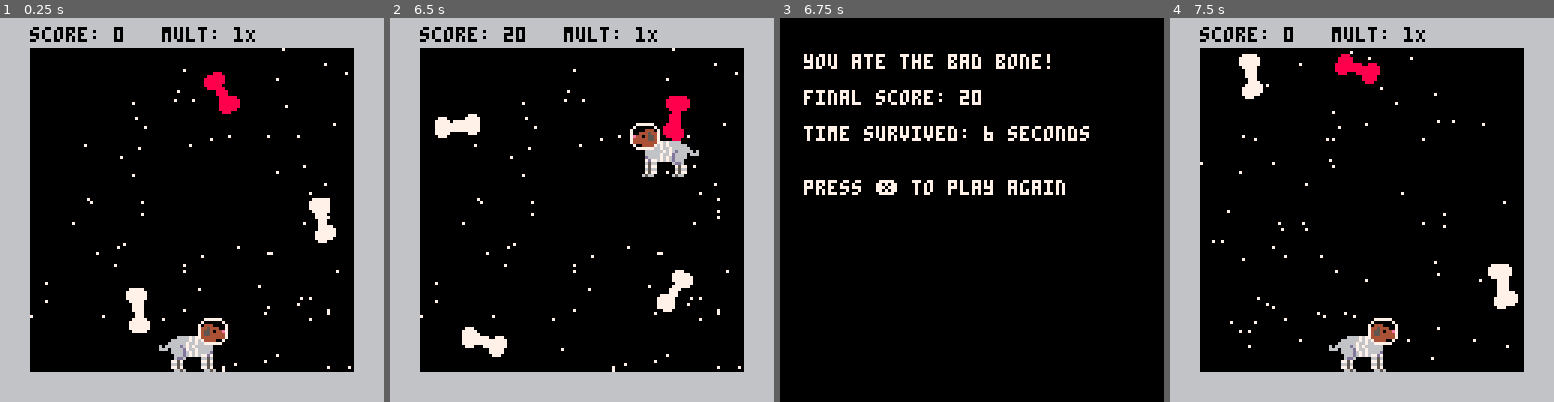
Above: before the commit, frames 1-4 (left to right).
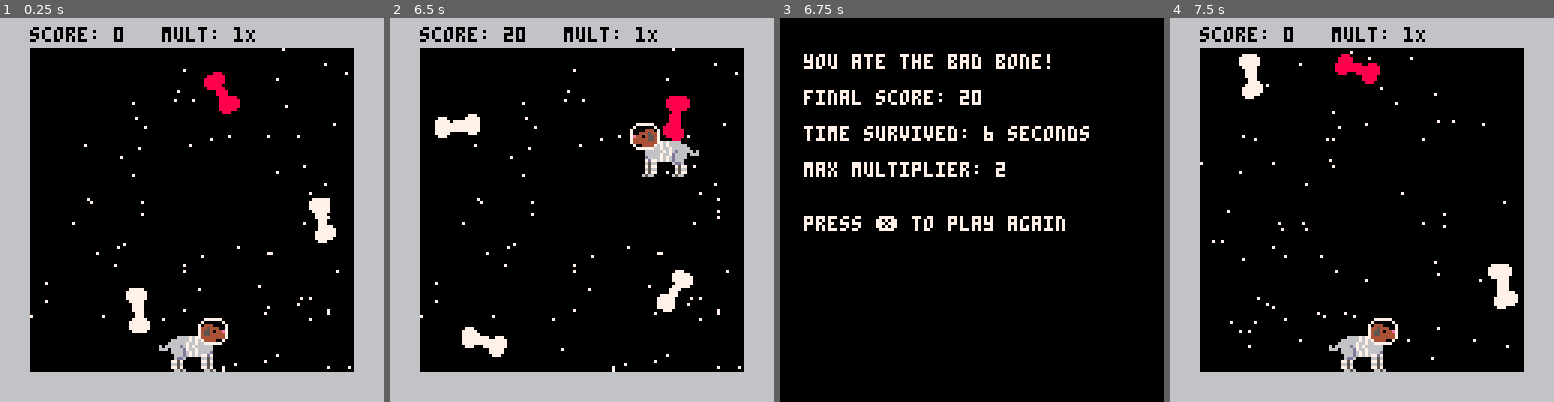
Above: after the commit, the same moments.

Repository: MiniMechMedia/pico8-games
Game: PICO-8 cartridge carts/fetch-quest/fetch-quest.p8
Two runs of this game, one before a commit and one after it. Both use one fixed random seed, a clock stepped at 60 frames per second and the inputs below.
Inputs:
- Up to frame 1 (0.25 s): no input
- Up to frame 2 (6.5 s): tap X (X key) at 0.33, 1.07, 1.85, 2.97, 4.08, 5.2, 6.32 s; tap O (Z key) at 0.7, 1.7, 2.1, 2.5, 2.9, 3.3, 3.7, 4.1, 4.5, 4.9, 5.3, 5.7, 6.1 s; hold Right 1.6-2.1 s; hold Up 2.15-2.42 s; hold Right 2.47-3.03 s; hold Left 3.08-3.58 s; hold Down 3.63-3.97 s; hold Right 4.02-4.68 s; hold Up 4.73-5.03 s; hold Left 5.08-5.68 s; hold Down 5.73-6.03 s; hold Right from 6.08 s (still down)
- Up to frame 3 (6.75 s): tap O (Z key) at 6.5 s; release Right at 6.58 s; hold Right from 6.63 s (still down)
- Up to frame 4 (7.5 s): tap O (Z key) at 6.9, 7.3 s; release Right at 7.13 s; hold Up 7.18-7.45 s; tap X (X key) at 7.43 s

Frames 1-2 are identical in both runs. In frame 3, 3.1% of the frame differs, in the area x 6-75%, y 37-56%; in frame 4, nothing differs.

Commit message:
Updated Fetch Quest to v0.2.0. Added music and sound

Diff:
--- a/carts/fetch-quest/fetch-quest.p8
+++ b/carts/fetch-quest/fetch-quest.p8
@@ -1,7 +1,7 @@
 pico-8 cartridge // http://www.pico-8.com
-version 29
+version 34
 __lua__
---fetch quest                    v0.1.0
+--fetch quest                    v0.2.0
 --by caterpillar games
 
 
@@ -134,6 +134,7 @@
 end
 
 function _init()
+	music(18, 500)
 	local playerHeight = 24
 	local wallWidth = 10 + playerHeight / 2
 	gs = {
@@ -147,17 +148,22 @@
 		dt = 1.0/30.0,
 		wallWidth = wallWidth,
 		stars = makeStars(),
+		maxMultiplier = 1,
 		player = {
 			tryEatBone = function(self, bone)
 				if abs(self.x - bone.x) < 7 and abs(self.y - bone.y) < 7 then
 					if bone.isBad then
 						gs.isGameOver = true
+						music(-1, 1500)
 					else
+						local sfxNum = min(26+gs.multiplier-1,29)
+						sfx(sfxNum)
 						gs.score += gs.multiplier * bone.value
 						bone.isDead = true
 						if not gs.player.isGrounded then
 							gs.multiplier += 1
 						end
+						gs.maxMultiplier = max(gs.maxMultiplier, gs.multiplier)
 					end
 				end
 			end,
@@ -461,7 +467,9 @@
 		cls(0)
 		color(7)
 		print('\n\n  you ate the bad bone!\n\n  final score: ' .. gs.score ..
-			'\n\n  time survived: ' .. gs.endTime .. ' seconds' .. '\n\n\n  press ❎ to play again')
+			'\n\n  time survived: ' .. gs.endTime .. ' seconds' ..
+			'\n\n  max multiplier: ' .. gs.maxMultiplier ..
+			'\n\n\n  press ❎ to play again')
 		return
 	end
 
Not shown, changed: 131 lines of the sprite sheet (__gfx__) section of carts/fetch-quest/fetch-quest.p8
Not shown, changed: the thumbnail (__label__) section of carts/fetch-quest/fetch-quest.p8
Not shown, changed: the music (__music__) section of carts/fetch-quest/fetch-quest.p8
Not shown, changed: the sound effects (__sfx__) section of carts/fetch-quest/fetch-quest.p8
Not shown, changed: carts/fetch-quest/README.md
Not shown, changed: carts/fetch-quest/export/fetch-quest.p8.png
Not shown, changed: carts/fetch-quest/export/fetch-quest_html/index.html
Not shown, changed: carts/fetch-quest/export/fetch-quest_html/index.js
Not shown, changed: carts/fetch-quest/export/submission.html
Not shown, added: carts/fetch-quest/screenshots/itch-cover.png
